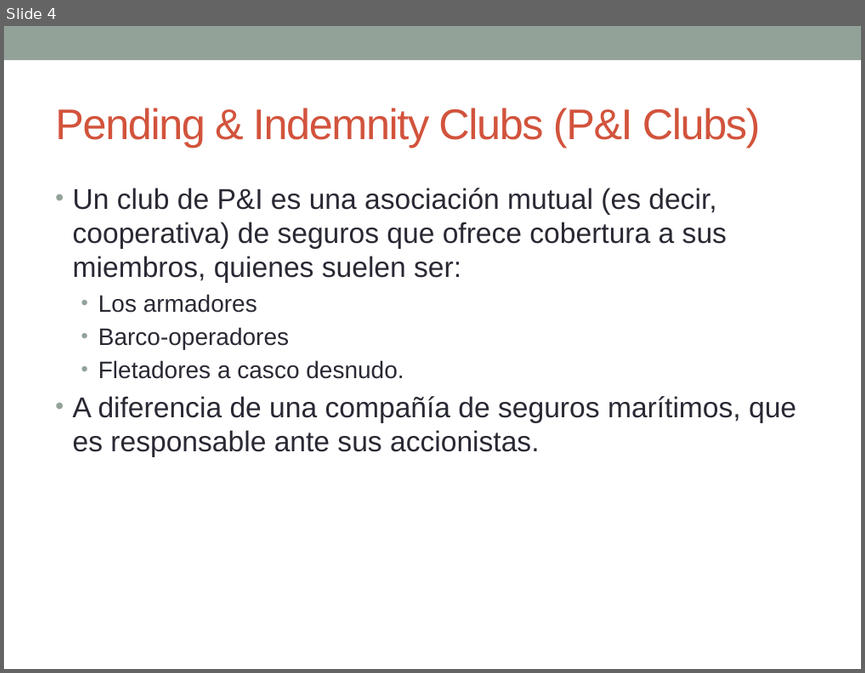
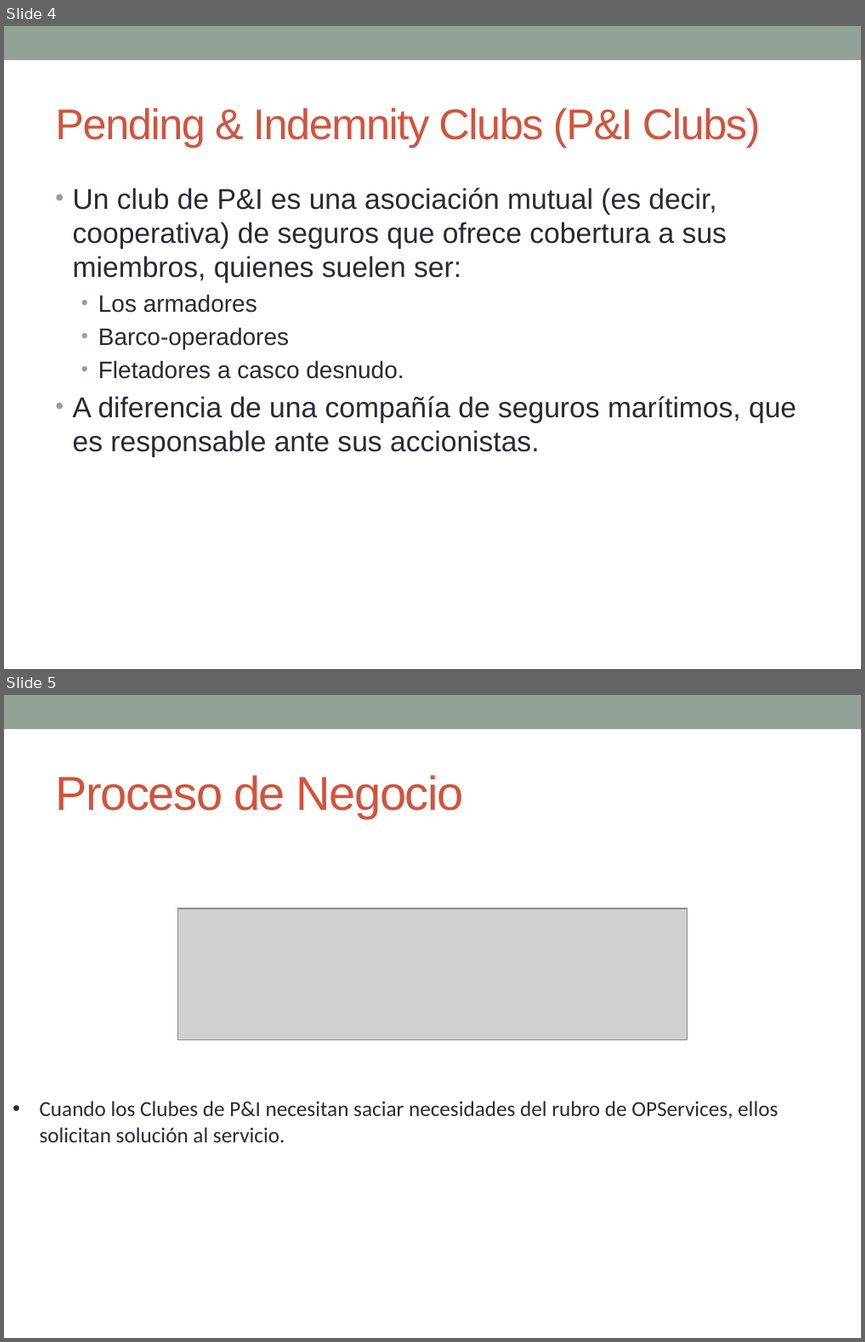
Before and after one commit to jx4nk00/joint-ops, a slide deck: 1 Diseño/Presentación hito 2 30 de Julio.pptx. Shown one above the other, each under a label of ours: slide 4 before the commit, slides 4 and 5 after it. The pictures are 865x673 and 865x1342 pixels, drawn with LibreOffice and Linux fonts; fonts in the diff are those of the drawing; grey boxes stand for pictures. Boxes give left, top, right and bottom in pixels: in the first picture for what was removed or moved away, otherwise in the second. Text is boxed around its words. In the diff, an @@ line names an element or a change of style, - is before the commit and + after.

```diff
--- a/1 Diseño/Presentación hito 2 30 de Julio.pptx
+++ b/1 Diseño/Presentación hito 2 30 de Julio.pptx
@@ slide 5 added at (4,695,861,1338), background #FFFFFF; not listed: 1 template element that a slide beside it also shows @@
@@ title added at (55,775,464,818), 40 pt, text #D2533C @@
+Proceso de Negocio
@@ picture added at (178,908,687,1039) @@
@@ text added at (40,1100,778,1142), 18 pt, text #292934 @@
+• Cuando los Clubes de P&I necesitan saciar necesidades del rubro de OPServices, ellos solicitan solución al servicio.
```
Also in this commit, not shown: 4 slides changed, 7 other slides added, 6 other files.
